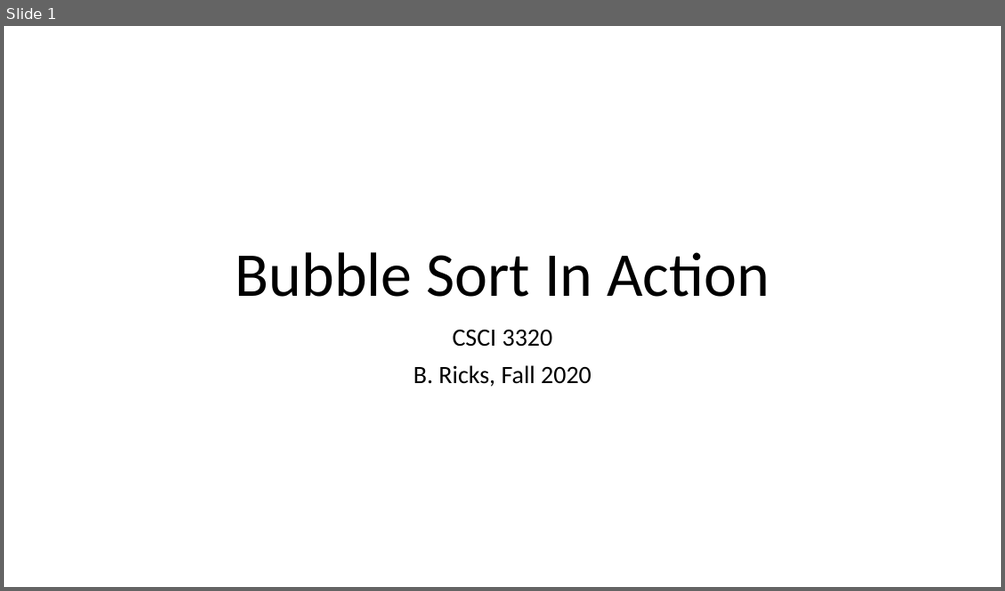
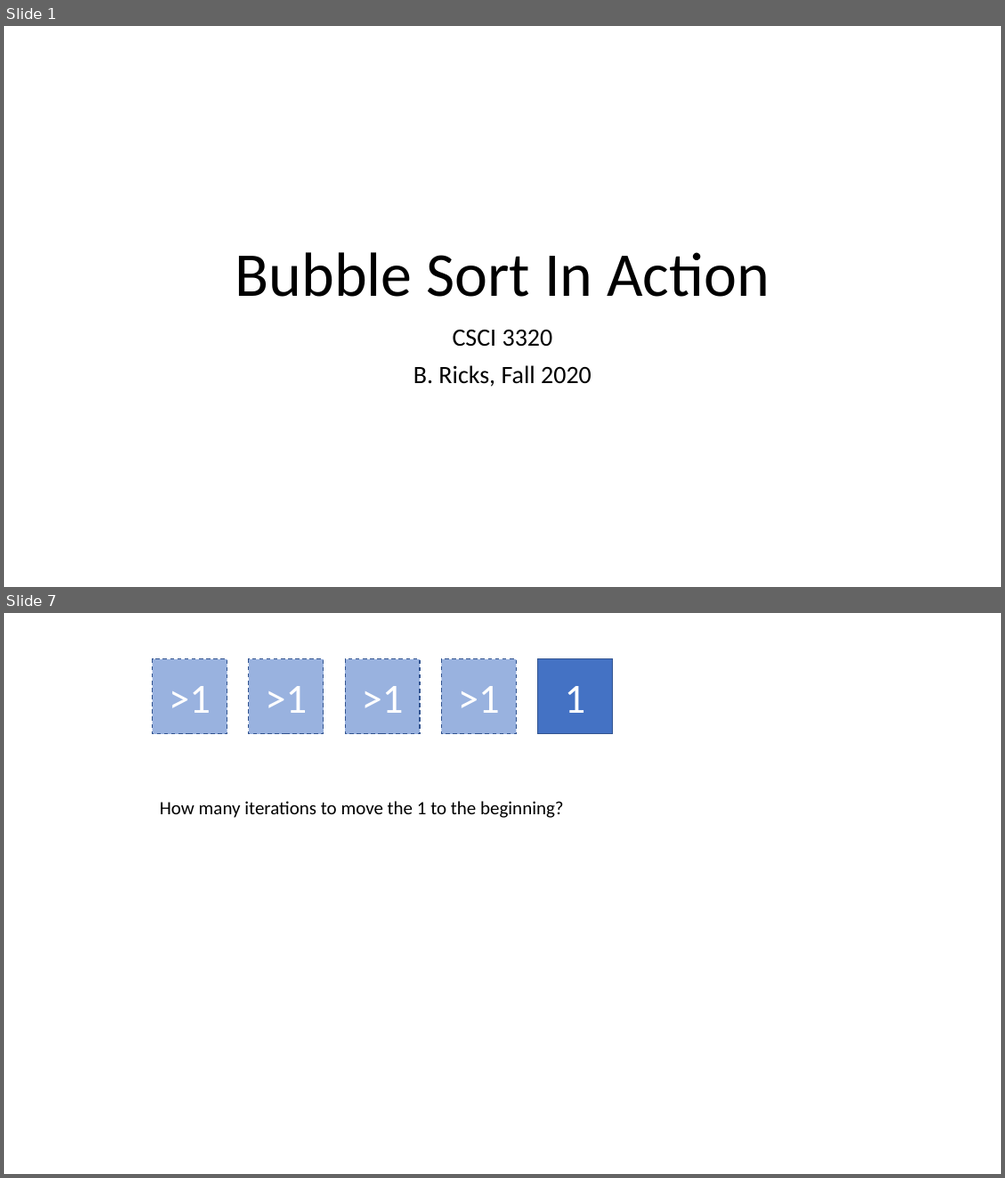
Before and after one commit to csci3320/fall2020, a slide deck: Bubble Sort In Action.pptx. Shown one above the other, each under a label of ours: slide 1 before the commit, slides 1 and 7 after it; the slides between them are not shown. The pictures are 1005x591 and 1005x1178 pixels, drawn with LibreOffice and Linux fonts; fonts in the diff are those of the drawing. Boxes give left, top, right and bottom in pixels: in the first picture for what was removed or moved away, otherwise in the second. Text is boxed around its words. In the diff, an @@ line names an element or a change of style, - is before the commit and + after.

```diff
--- a/Bubble Sort In Action.pptx
+++ b/Bubble Sort In Action.pptx
@@ slide 7 added at (x1=4, y1=613, x2=1001, y2=1174), background #FFFFFF @@
@@ rectangle added at (x1=152, y1=659, x2=226, y2=734), fill #4472C4 at 54% opacity, outline #325491 1 pt dashed, 40 pt, text #FFFFFF @@
+>1
@@ rectangle added at (x1=249, y1=659, x2=324, y2=734), fill #4472C4 at 54% opacity, outline #325491 1 pt dashed, 40 pt, text #FFFFFF @@
+>1
@@ rectangle added at (x1=345, y1=659, x2=420, y2=734), fill #4472C4 at 54% opacity, outline #325491 1 pt dashed, 40 pt, text #FFFFFF @@
+>1
@@ rectangle added at (x1=442, y1=659, x2=517, y2=734), fill #4472C4 at 54% opacity, outline #325491 1 pt dashed, 40 pt, text #FFFFFF @@
+>1
@@ rectangle added at (x1=538, y1=659, x2=613, y2=734), fill #4472C4, outline #325491 1 pt, 40 pt, text #FFFFFF @@
+1
@@ text added at (x1=160, y1=801, x2=564, y2=818), 18 pt, text #000000 @@
+How many iterations to move the 1 to the beginning?
```
Also in this commit, not shown: 5 slides changed, 6 other slides added.
